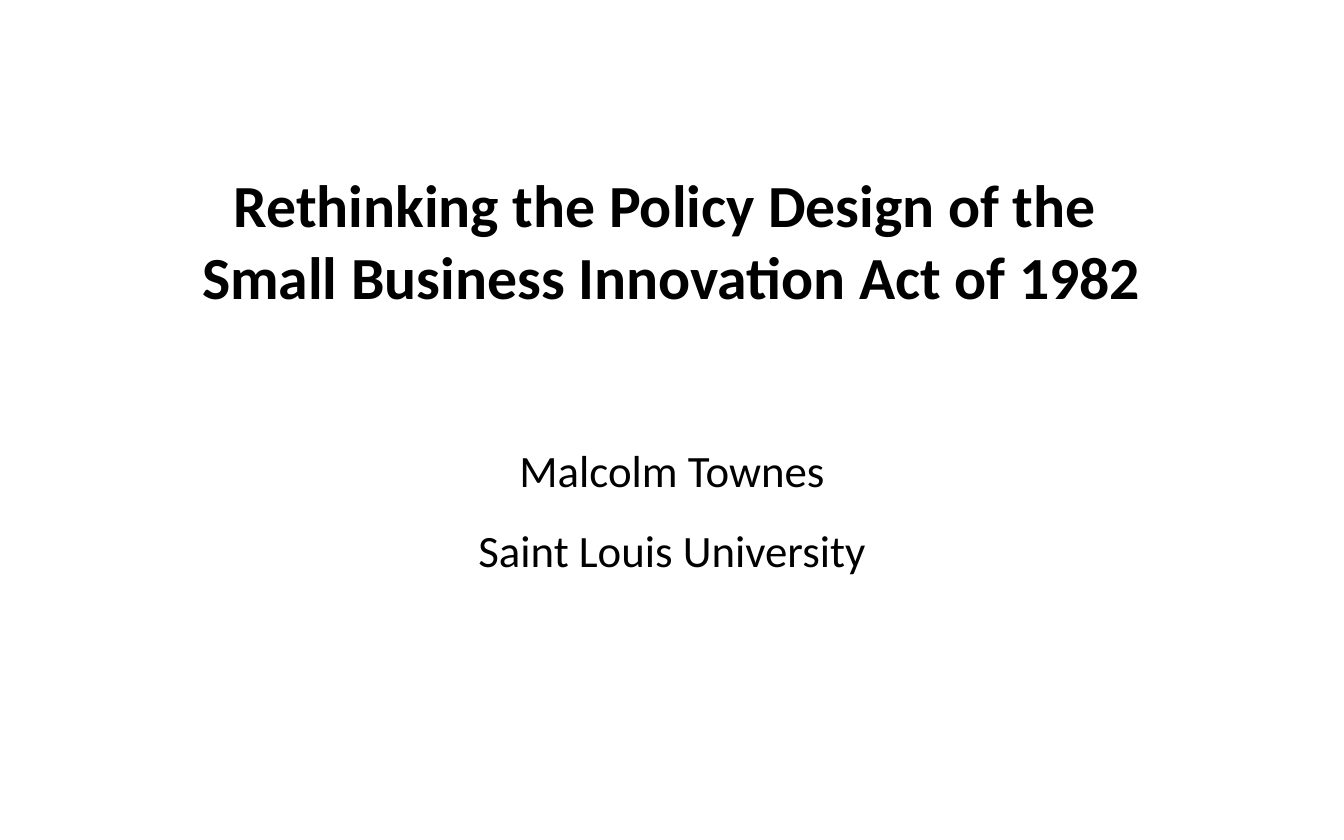
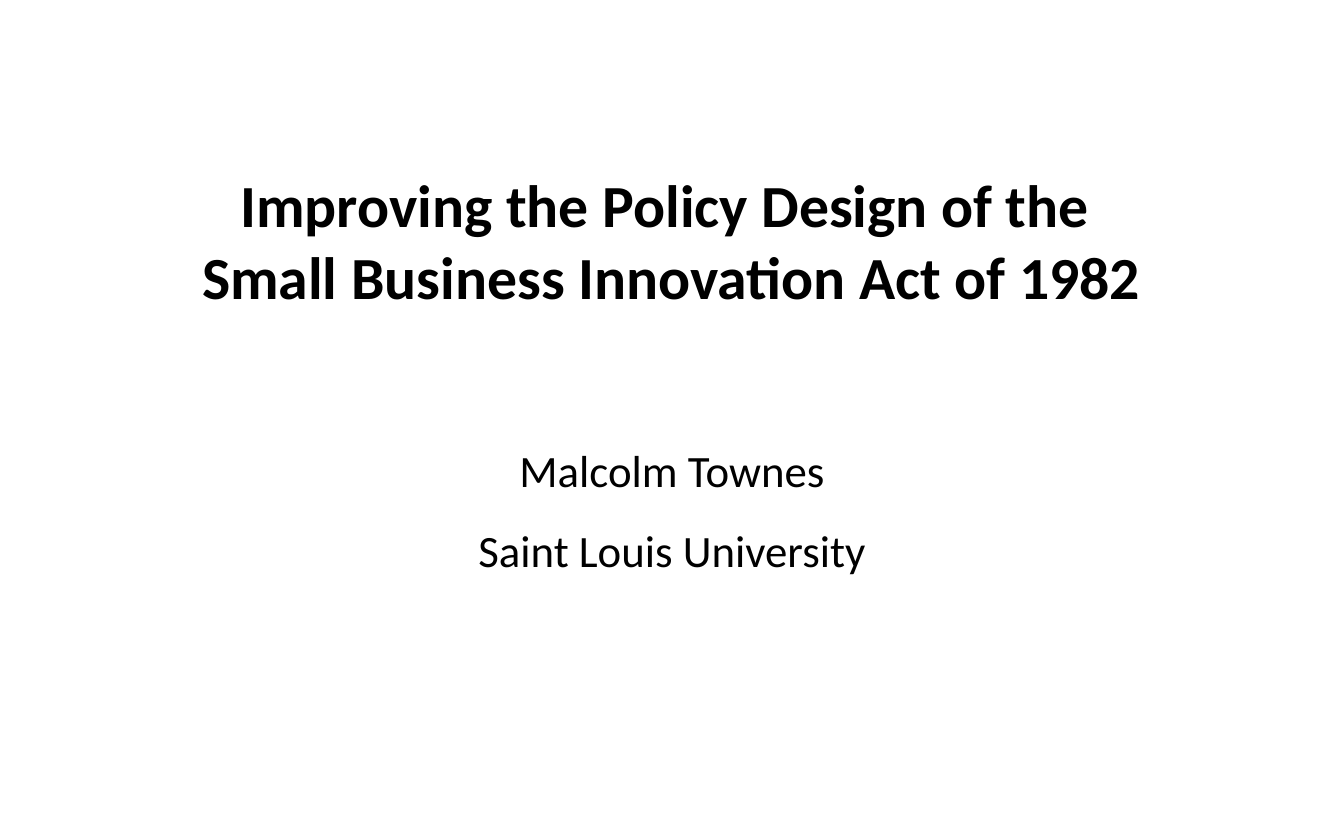
Before and after one commit to SLU-Courses-Townes/POLS6310, a slide deck: slide 1 of FinalProject/Docs/Townes_POLS6310_2019_Spring_FinalProject_Presentation_v00.pptx. Drawn at 1344x840 pixels with LibreOffice and Linux fonts; fonts in the diff are those of the drawing. Boxes give left, top, right and bottom in pixels: in the first picture for what was removed or moved away, otherwise in the second. Text is boxed around its words. In the diff, an @@ line names an element or a change of style, - is before the commit and + after.

```diff
--- a/FinalProject/Docs/Townes_POLS6310_2019_Spring_FinalProject_Presentation_v00.pptx
+++ b/FinalProject/Docs/Townes_POLS6310_2019_Spring_FinalProject_Presentation_v00.pptx
@@ text at box(202, 185, 1140, 300): text changed @@
-Rethinking the Policy Design of the
-Small Business Innovation Act of 1982
+Improving the Policy Design of the
+Small Business Innovation Act of 1982
```
Also in this commit, not shown: 3 other slides changed, 7 slides added, 2 slides removed.
